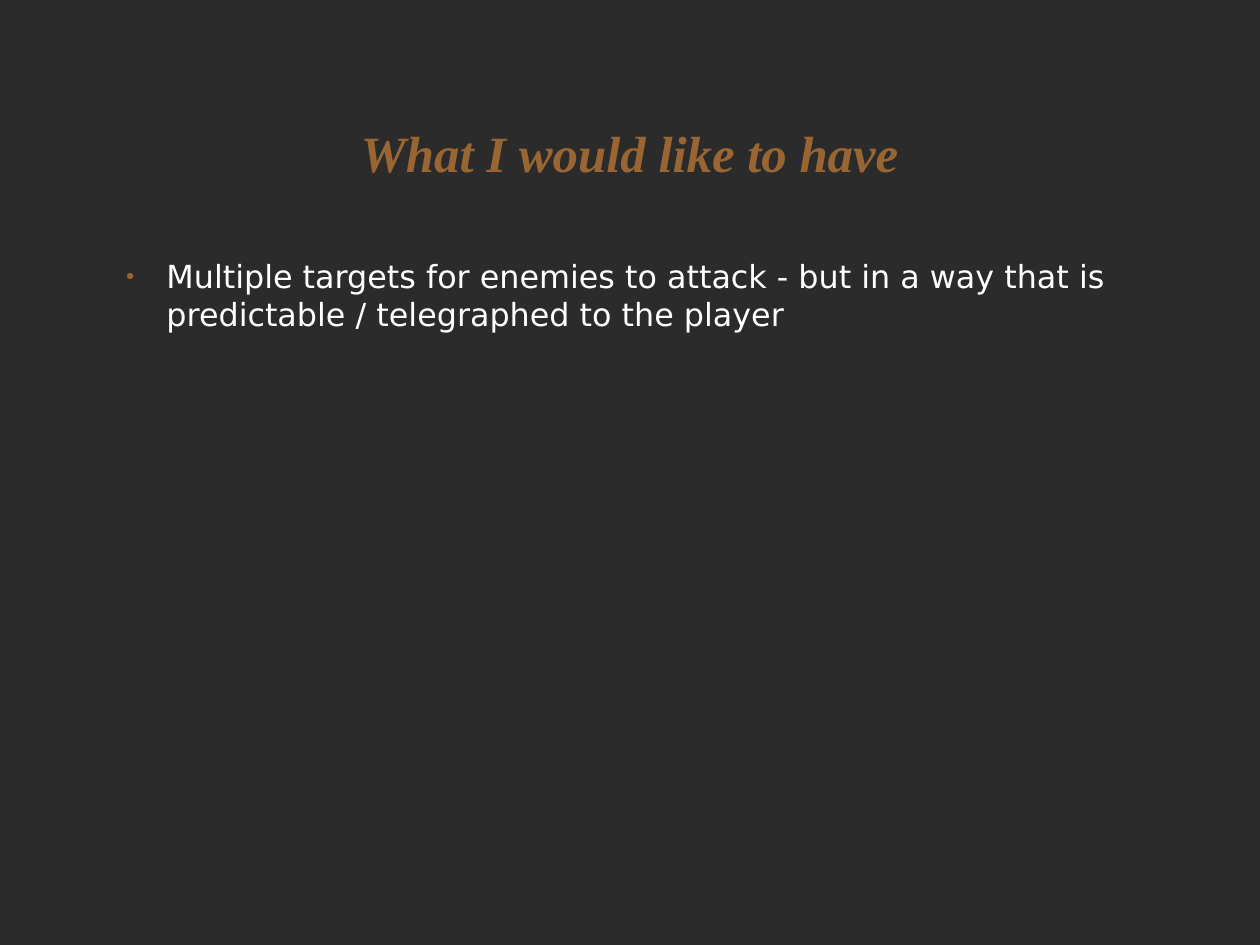
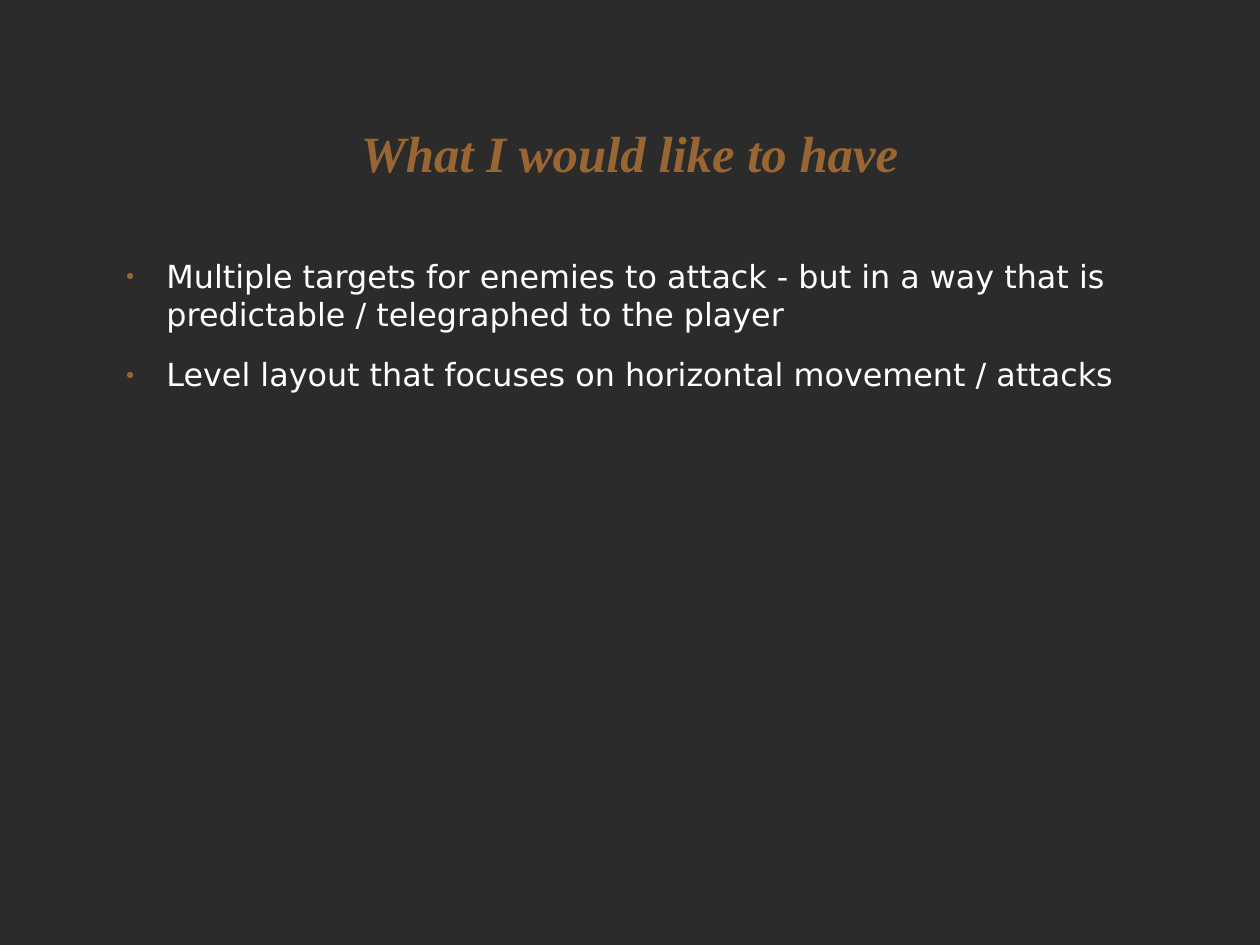
Before and after one commit to ktosox/GWJ68, a slide deck: slide 4 of GDD/Level_Design.odp. Drawn at 1260x945 pixels with LibreOffice and Linux fonts; fonts in the diff are those of the drawing; background and template pictures are left out; a plain dark background stands for a picture behind light text. Boxes give left, top, right and bottom in pixels: in the first picture for what was removed or moved away, otherwise in the second. Text is boxed around its words. In the diff, an @@ line names an element or a change of style, - is before the commit and + after.

```diff
--- a/GDD/Level_Design.odp
+++ b/GDD/Level_Design.odp
@@ text at bbox=[166, 362, 1112, 393]: paragraph added @@
+● Level layout that focuses on horizontal movement / attacks
```
Also in this commit, not shown: 1 other slide changed, 1 slide added, 2 other files.
